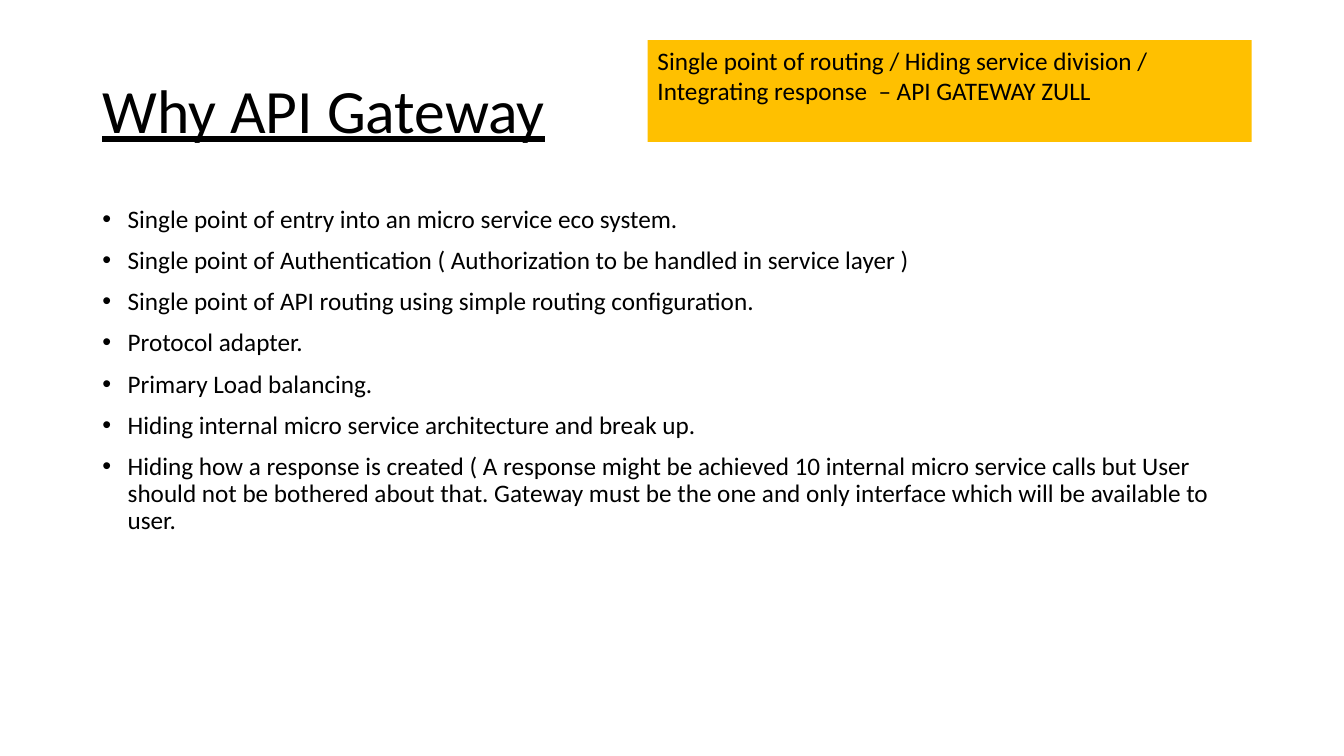
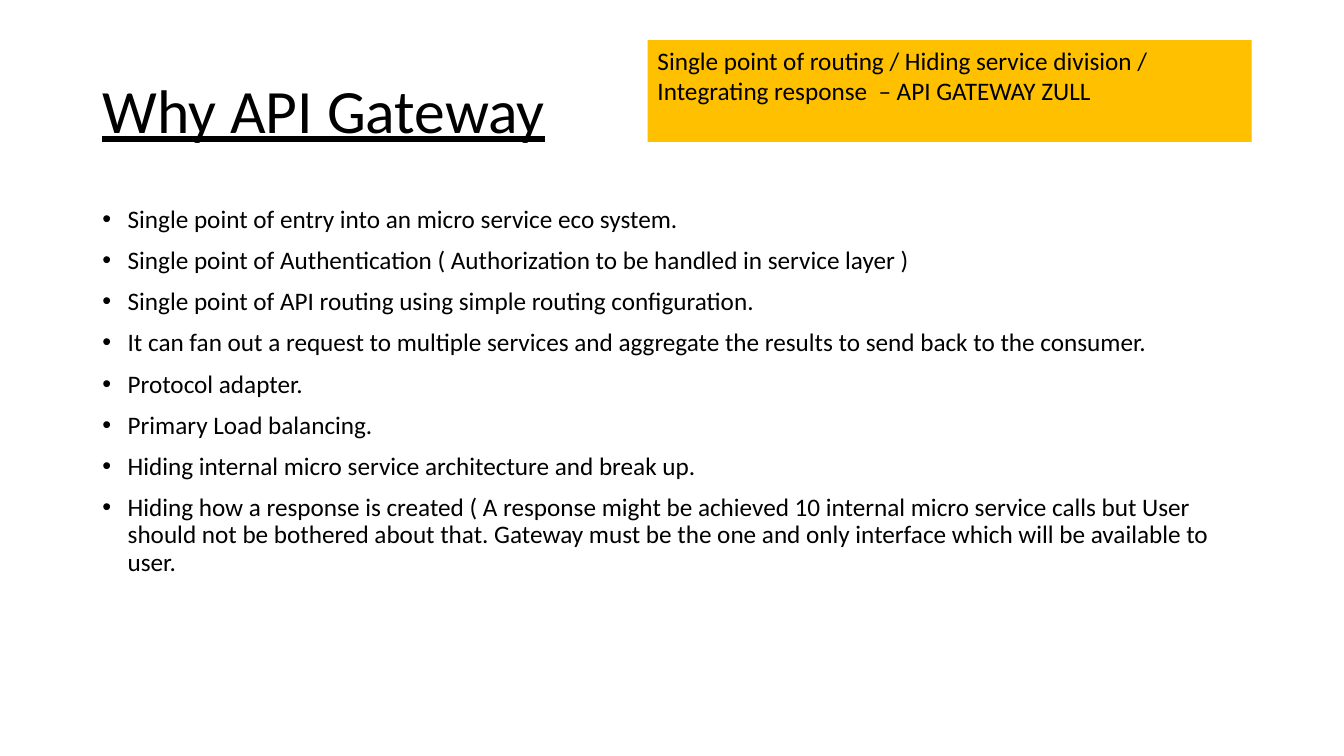
Before and after one commit to krishmetalhead/microservices, a slide deck: slide 5 of Microservice_Architecture_Defined.pptx. Drawn at 1344x756 pixels with LibreOffice and Linux fonts; fonts in the diff are those of the drawing. Boxes give left, top, right and bottom in pixels: in the first picture for what was removed or moved away, otherwise in the second. Text is boxed around its words. In the diff, an @@ line names an element or a change of style, - is before the commit and + after.

```diff
--- a/Microservice_Architecture_Defined.pptx
+++ b/Microservice_Architecture_Defined.pptx
@@ text at (128, 333, 1145, 356): paragraph added @@
+• It can fan out a request to multiple services and aggregate the results to send back to the consumer.
```
Also in this commit, not shown: 5 other slides changed, 6 slides added, 3 slides removed.
